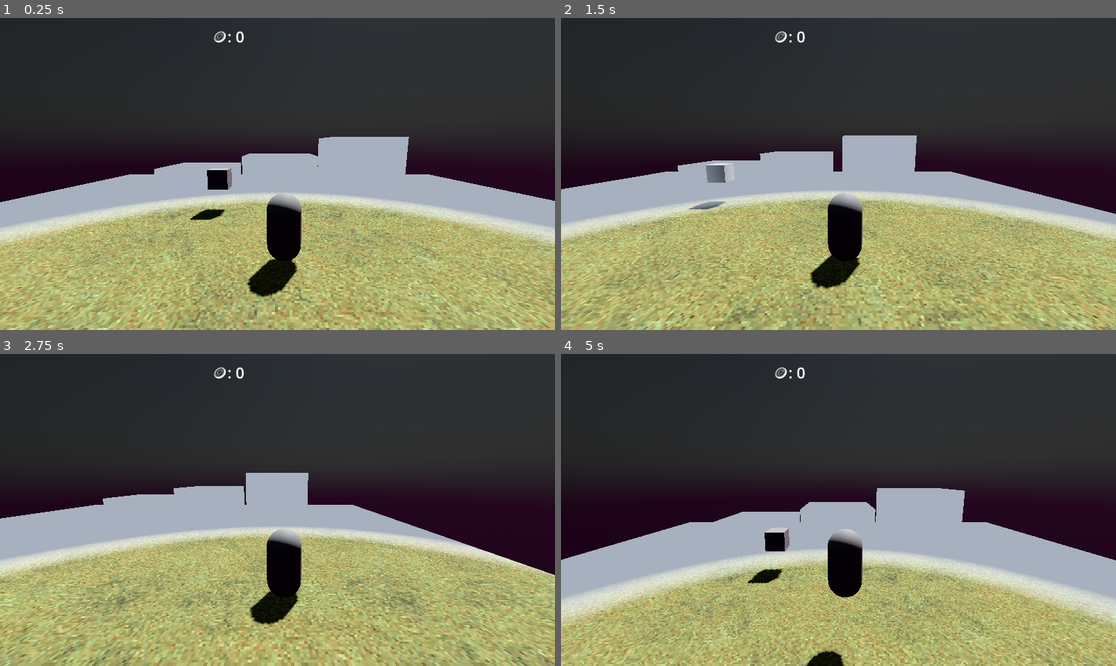
Above: before the commit, frames 1-4 (two rows, left to right).
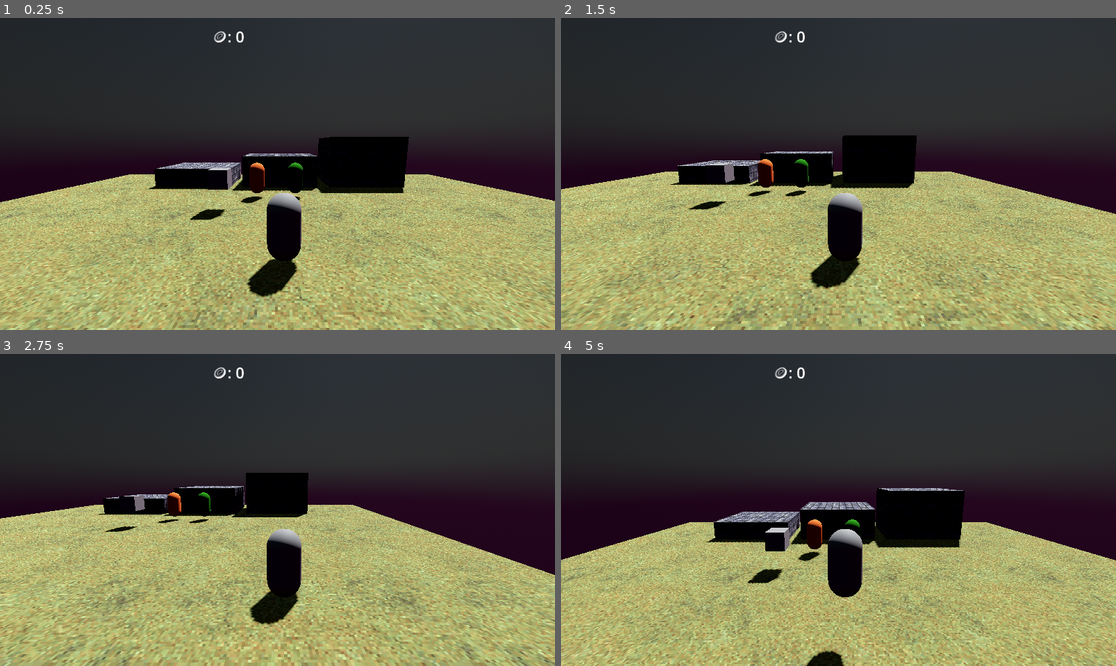
Above: after the commit, the same moments.

Repository: P3-J/jamjamjam
Game: Godot game, scene res://src/scenes/world.tscn
The game is run twice, just before and just after one commit, with the same random seed, the same clock (stepped at 60 frames per second) and the same inputs.
Inputs (mouse positions are in pixels of both pictures, inside the frame that each line leads up to):
- Up to frame 1 (0.25 s): no input
- Up to frame 2 (1.5 s): move the mouse to (960, 158) at 0.52 s; hold D (right) 0.53-1.28 s; click (960, 158) at 0.67 s; tap Space (jump) at 0.77 s; move the mouse to (727, 189) at 1.27 s; hold S (down) from 1.28 s (still down)
- Up to frame 3 (2.75 s): tap Space (jump) at 1.52 s; move the mouse to (333, 441) at 2.02 s; release S (down) at 2.03 s; hold D (right) from 2.03 s (still down)
- Up to frame 4 (5 s): move the mouse to (810, 572) at 2.77 s; release D (right) at 2.78 s; hold W (up) 2.78-3.53 s; click (810, 572) at 2.92 s; tap Space (jump) at 3.02, 3.77, 4.52 s; move the mouse to (1005, 556) at 3.52 s; hold A (left) from 3.53 s (still down); move the mouse to (672, 463) at 4.27 s

The runs differ from the first frame. In frame 1, 15% of the frame differs, in the area x 0-100%, y 38-74%; in frame 2, 14%; in frame 3, 13%; in frame 4, 20%, in the area x 0-100%, y 42-87%.

Commit message:
polymorph

Diff:
--- /dev/null
+++ b/src/scenes/roots/enemy_base.tscn
@@ -0,0 +1,16 @@
+[gd_scene load_steps=4 format=3 uid="uid://cakfw7t63erfs"]
+
+[ext_resource type="Script" path="res://src/scripts/enemy_base.gd" id="1_5sfbh"]
+
+[sub_resource type="StandardMaterial3D" id="StandardMaterial3D_w5v57"]
+
+[sub_resource type="CapsuleMesh" id="CapsuleMesh_33ce0"]
+
+[node name="enemyBase" type="CharacterBody3D"]
+transform = Transform3D(1, 0, 0, 0, 1, 0, 0, 0, 1, 0, 2.28879, 0)
+script = ExtResource("1_5sfbh")
+
+[node name="enemybodybase" type="MeshInstance3D" parent="."]
+material_override = SubResource("StandardMaterial3D_w5v57")
+mesh = SubResource("CapsuleMesh_33ce0")
+skeleton = NodePath("../..")
--- /dev/null
+++ b/src/scenes/roots/enemy_green.tscn
@@ -0,0 +1,16 @@
+[gd_scene load_steps=4 format=3 uid="uid://hnhxhfj8d1el"]
+
+[ext_resource type="Script" path="res://src/scripts/enemy_green.gd" id="1_2lkwg"]
+
+[sub_resource type="StandardMaterial3D" id="StandardMaterial3D_ruxfm"]
+
+[sub_resource type="CapsuleMesh" id="CapsuleMesh_33ce0"]
+
+[node name="enemyGreen" type="CharacterBody3D"]
+transform = Transform3D(1, 0, 0, 0, 1, 0, 0, 0, 1, 0, 2.28879, 0)
+script = ExtResource("1_2lkwg")
+
+[node name="enemybodybase" type="MeshInstance3D" parent="."]
+material_override = SubResource("StandardMaterial3D_ruxfm")
+mesh = SubResource("CapsuleMesh_33ce0")
+skeleton = NodePath("../..")
--- a/src/scenes/world.tscn
+++ b/src/scenes/world.tscn
@@ -25,6 +25,8 @@
 [ext_resource type="Resource" uid="uid://bu2f3lupsjhfp" path="res://addons/qodot/game_definitions/fgd/solid_classes/wall_solid_class.tres" id="18_k3be8"]
 [ext_resource type="Script" path="res://addons/qodot/src/resources/game-definitions/fgd/qodot_fgd_file.gd" id="19_a8skn"]
 [ext_resource type="PackedScene" uid="uid://bgs46evorsb8f" path="res://src/scenes/coin.tscn" id="25_dfcbn"]
+[ext_resource type="PackedScene" uid="uid://cakfw7t63erfs" path="res://src/scenes/roots/enemy_base.tscn" id="26_nw2n0"]
+[ext_resource type="PackedScene" uid="uid://hnhxhfj8d1el" path="res://src/scenes/roots/enemy_green.tscn" id="27_snkoy"]
 
 [sub_resource type="PhysicalSkyMaterial" id="PhysicalSkyMaterial_wyncn"]
 ground_color = Color(0.754641, 0.10502, 0.526505, 1)
@@ -38,7 +40,6 @@
 tonemap_mode = 2
 sdfgi_enabled = true
 glow_enabled = true
-fog_enabled = true
 fog_mode = 1
 fog_density = 1.0
 fog_depth_begin = 12.0
@@ -172,3 +173,11 @@
 [node name="pickups" type="Node3D" parent="."]
 
 [node name="coin" parent="pickups" instance=ExtResource("25_dfcbn")]
+
+[node name="enemies" type="Node3D" parent="."]
+
+[node name="enemyBase" parent="enemies" instance=ExtResource("26_nw2n0")]
+transform = Transform3D(1, 0, 0, 0, 1, 0, 0, 0, 1, -1.51387, 2.28879, 0)
+
+[node name="enemyBase2" parent="enemies" instance=ExtResource("27_snkoy")]
+transform = Transform3D(1, 0, 0, 0, 1, 0, 0, 0, 1, 0.964907, 2.28879, 0)
--- /dev/null
+++ b/src/scripts/enemy_base.gd
@@ -0,0 +1,13 @@
+extends CharacterBody3D
+class_name EnemyBase
+
+@onready var body: MeshInstance3D = get_node("enemybodybase")
+
+func _ready() -> void:
+	set_color()
+
+func set_color() -> void:
+	body.material_override.set("albedo_color", "#ff783b")
+
+func die() -> void:
+	self.queue_free()
--- /dev/null
+++ b/src/scripts/enemy_green.gd
@@ -0,0 +1,13 @@
+extends EnemyBase
+class_name EnemyGreen
+
+
+# can call die, just like polymorphism ;)
+func _ready() -> void:
+	set_color()
+	return
+	die()
+
+# writing over parent class
+func set_color() -> void:
+	body.material_override.set("albedo_color", "#278400")
--- a/src/scripts/world.gd
+++ b/src/scripts/world.gd
@@ -1,12 +1,8 @@
 extends Node3D
-@export var player: CharacterBody3D
-
-
 
 func _ready() -> void:
 	Signalbus.test_signal.connect(_on_signal_test)
 
-	# instant signalbus access
 	Signalbus.emit_signal("test_signal", "test")
 
 
Not shown: 1 places in src/scenes/world.tscn that only renumber resources
